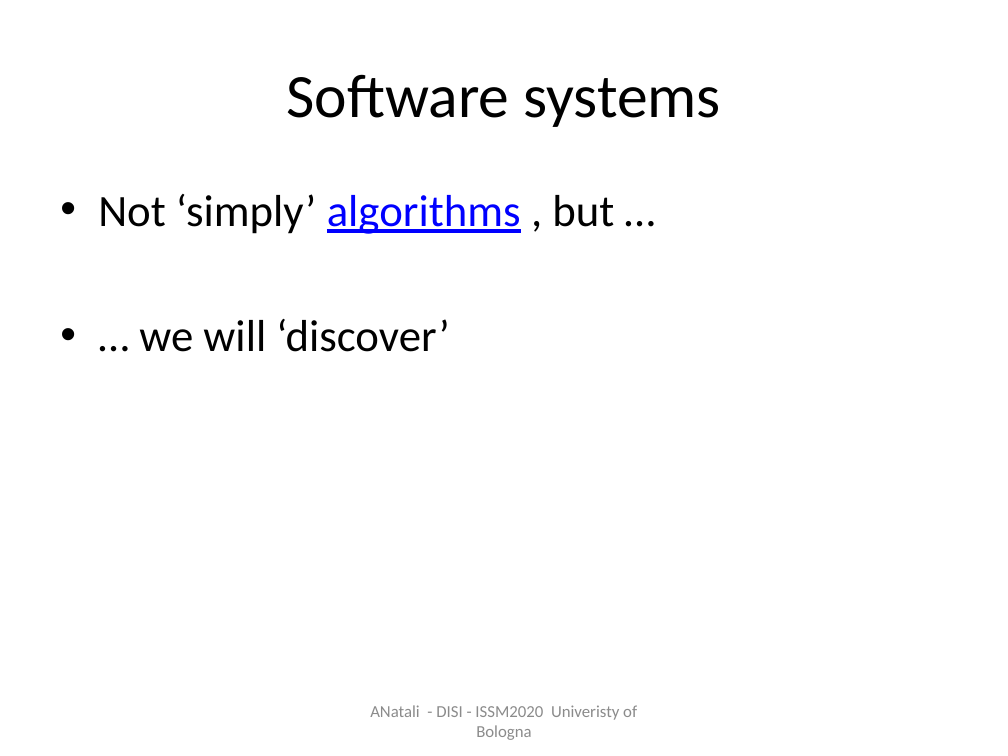
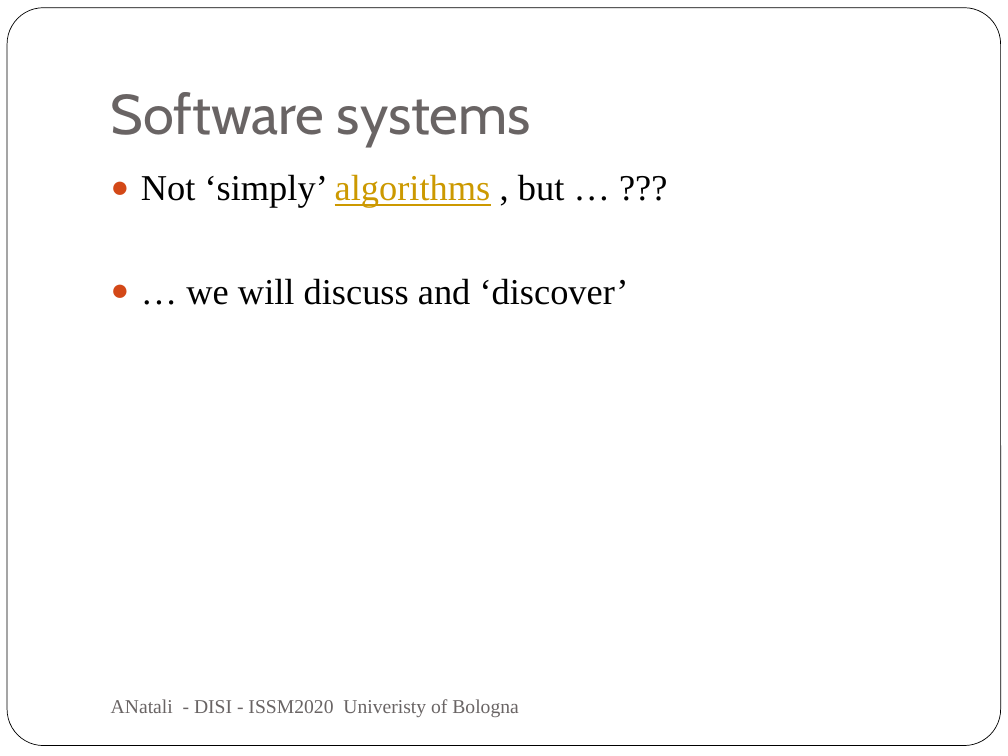
Before and after one commit to anatali/iss2020LabBo, a slide deck: slide 7 of it.unibo.issLabStart/userDocs/ISSM2020.pptx (slide 3 before the commit). Drawn at 1008x756 pixels with LibreOffice and Linux fonts; fonts in the diff are those of the drawing. Boxes give left, top, right and bottom in pixels: in the first picture for what was removed or moved away, otherwise in the second. Text is boxed around its words. In the diff, an @@ line names an element or a change of style, - is before the commit and + after.

```diff
--- a/it.unibo.issLabStart/userDocs/ISSM2020.pptx
+++ b/it.unibo.issLabStart/userDocs/ISSM2020.pptx
@@ rounded rectangle added at [7,8,1001,746], fill #FFFFFF, outline #000000 0.5 pt @@
@@ title "Software systems": place and size @@
-title "Software systems" at [287,74,721,127]
+title "Software systems" at [111,92,531,147]
@@ title "Software systems" at [111,92,531,147]: size 44 to 40 pt, font Calibri to Cabin, text colour #000000 to #696464; alignment centre to left; vertical alignment middle to bottom @@
@@ text at [141,174,629,305]: text changed; size 32 to 26 pt; font Calibri to Times New Roman @@
-• Not ‘simply’ algorithms , but …
-• … we will ‘discover’
+● Not ‘simply’ algorithms , but … ???
+● … we will discuss and ‘discover’
@@ text "ANatali - DISI - ISSM2020 ...": place and size @@
-text "ANatali - DISI - ISSM2020 ..." at [370,705,637,740]
+text "ANatali - DISI - ISSM2020 ..." at [111,699,518,717]
@@ text "ANatali - DISI - ISSM2020 ..." at [111,699,518,717]: size 12 to 14 pt, font Calibri to Times New Roman, text colour #8C8C8C to #696464; alignment centre to left @@
```
Also in this commit, not shown: 10 other slides changed, 8 slides added, 6 other files.
